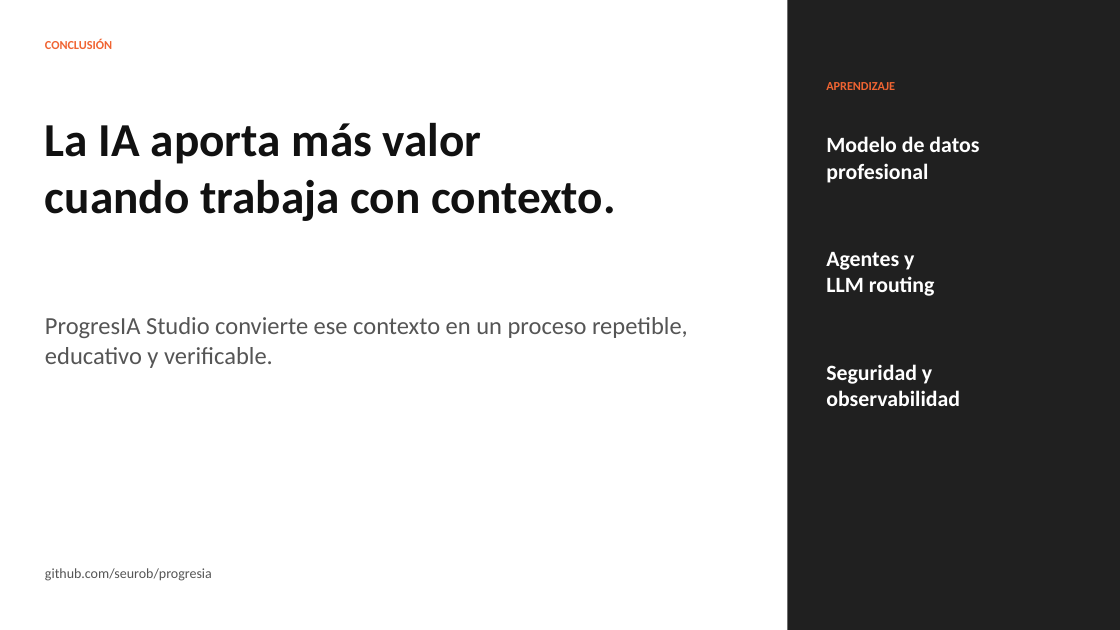
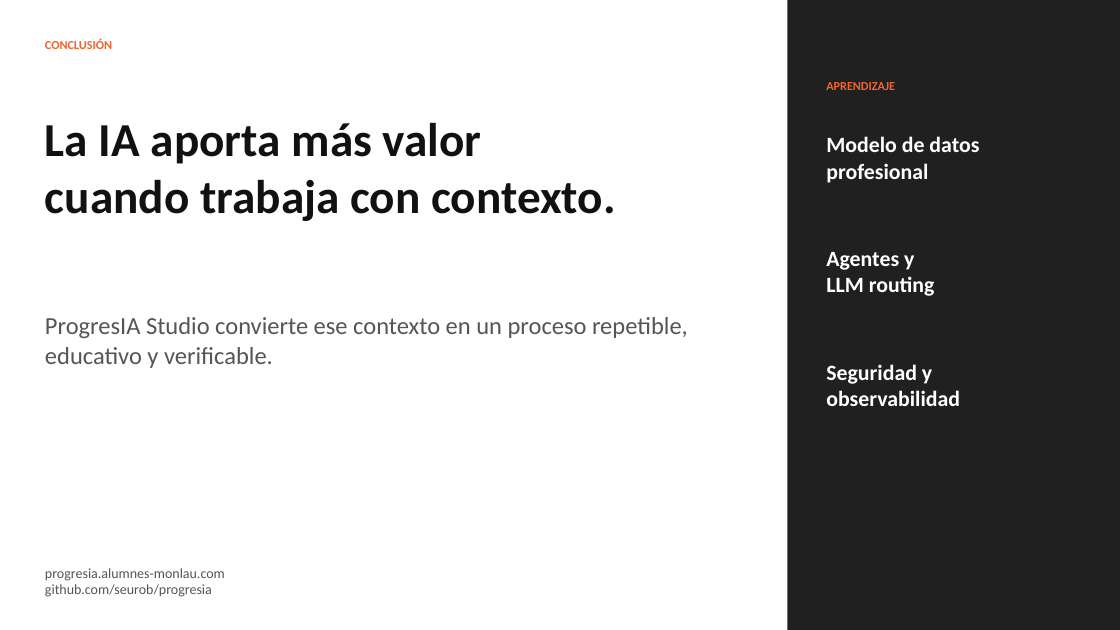
Before and after one commit to seurob/progresia, a slide deck: slide 19 of entrega-tfm/ProgresIA-Studio-TFM-final.pptx. Drawn at 1120x630 pixels with LibreOffice and Linux fonts; fonts in the diff are those of the drawing. Boxes give left, top, right and bottom in pixels: in the first picture for what was removed or moved away, otherwise in the second. Text is boxed around its words. In the diff, an @@ line names an element or a change of style, - is before the commit and + after.

```diff
--- a/entrega-tfm/ProgresIA-Studio-TFM-final.pptx
+++ b/entrega-tfm/ProgresIA-Studio-TFM-final.pptx
@@ text at [45,568,225,597]: text changed @@
-github.com/seurob/progresia
+progresia.alumnes-monlau.com
+github.com/seurob/progresia
```
Also in this commit, not shown: 4 other slides changed, 3 other files.
